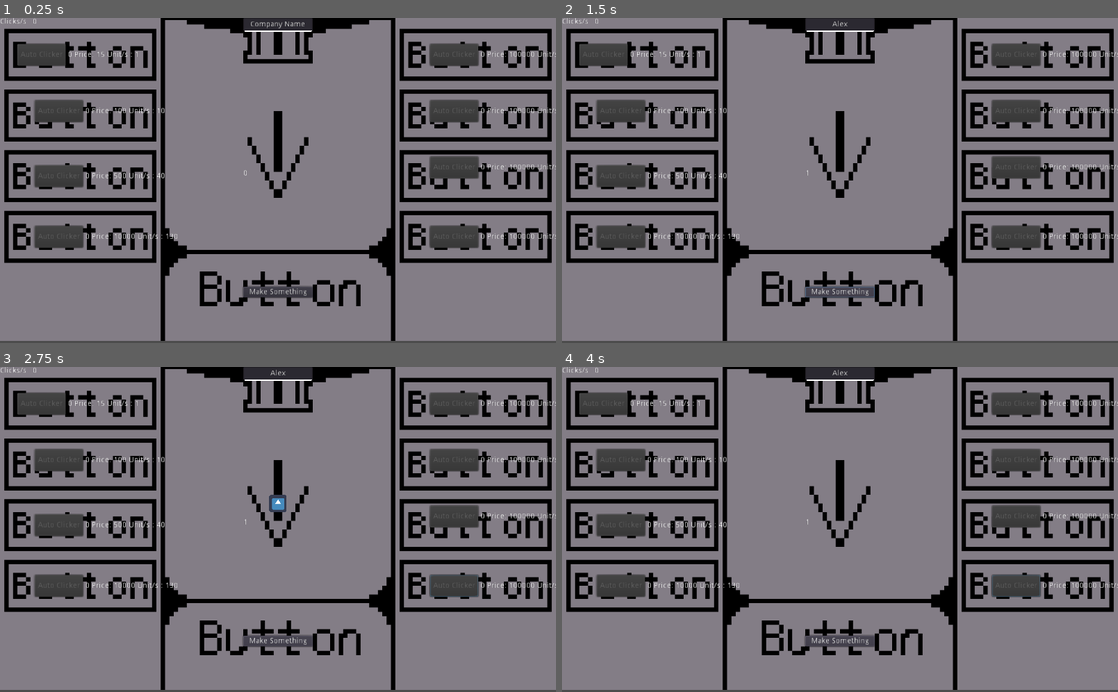
Above: before the commit, frames 1-4 (two rows, left to right).
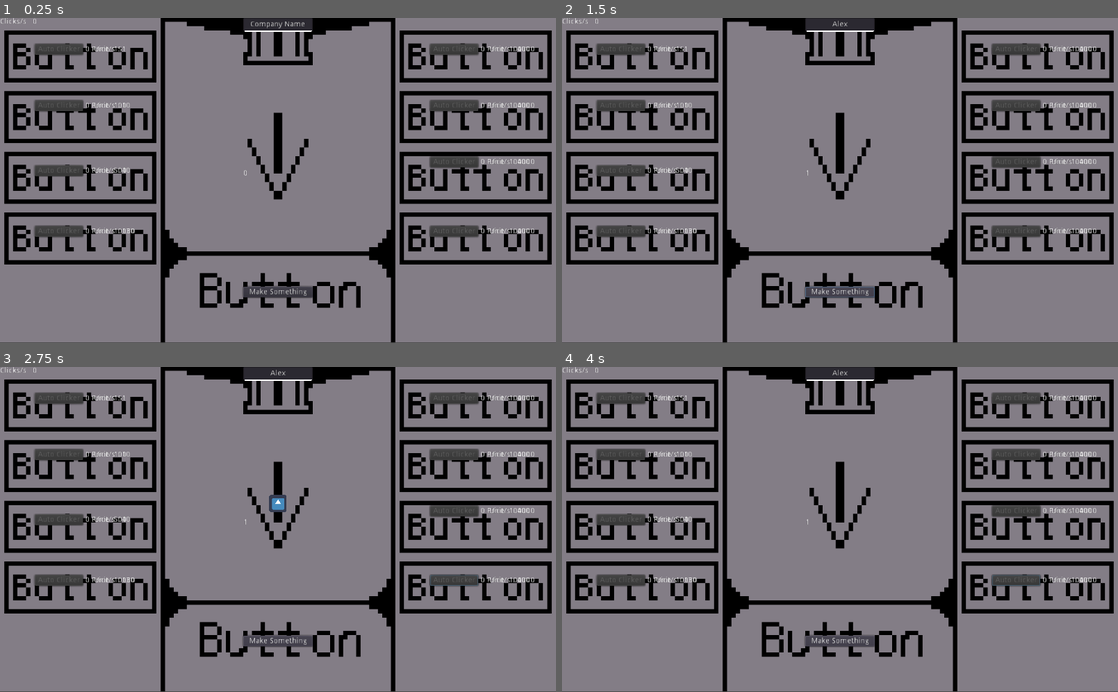
Above: after the commit, the same moments.

Repository: KeithButler-WIT/Godot-AutoClicker
Game: Godot game, scene res://Scenes/Main.tscn
Two runs of this game, one before a commit and one after it. Both use one fixed random seed, a clock stepped at 60 frames per second and the inputs below. The engine's default icon, where the game draws it, is replaced by a stand-in: a white triangle on a blue panel in a dark square.
Inputs (mouse positions are in pixels of both pictures, inside the frame that each line leads up to):
- Up to frame 1 (0.25 s): no input
- Up to frame 2 (1.5 s): click (840, 24) at 0.52 s; type "Alex" at 0.6 s; click "Make Something" at 1.25 s
- Up to frame 3 (2.75 s): tap Enter at 2 s; hold Up (ui_up) from 2.03 s (still down)
- Up to frame 4 (4 s): release Up (ui_up) at 2.78 s; hold Down (ui_down) 2.78-3.53 s; hold Up (ui_up) from 3.53 s (still down)

The runs differ from the first frame. In frame 1, 13% of the frame differs, in the area x 0-100%, y 0-100%; in frame 2, 13%; in frame 3, 13%; in frame 4, 13%.

Commit message:
removed commented code in main

Diff:
--- a/Scenes/AutoClickerScene.tscn
+++ b/Scenes/AutoClickerScene.tscn
@@ -2,7 +2,7 @@
 
 [ext_resource path="res://Scripts/AutoClickerScene.gd" type="Script" id=1]
 
-[node name="AutoClickers" type="HBoxContainer"]
+[node name="AutoClickers" type="Control"]
 margin_right = 160.0
 margin_bottom = 20.0
 script = ExtResource( 1 )
--- a/Scenes/Main.tscn
+++ b/Scenes/Main.tscn
@@ -112,15 +112,6 @@
 }
 price = 100000
 ups = 400
-
-[node name="AutoClickerContainer1" type="HBoxContainer" parent="."]
-margin_left = 64.0
-margin_top = 524.0
-margin_right = 880.0
-margin_bottom = 564.0
-__meta__ = {
-"_edit_group_": true
-}
 
 [node name="ClicksPerSecondLabel" type="Label" parent="."]
 margin_right = 40.0
@@ -280,9 +271,9 @@
 margin_right = 319.0
 script = ExtResource( 4 )
 
-[node name="Sprite" type="Sprite" parent="."]
+[node name="Background" type="Sprite" parent="."]
 show_behind_parent = true
-position = Vector2( 512, 296 )
+position = Vector2( 512, 299 )
 texture = ExtResource( 5 )
 
 [connection signal="timeout" from="SavingTimer" to="." method="_on_SavingTimer_timeout"]
--- a/Scripts/AutoClickerScene.gd
+++ b/Scripts/AutoClickerScene.gd
@@ -1,4 +1,4 @@
-extends HBoxContainer
+extends Control
 
 
 var amount = 0
--- a/Scripts/Main.gd
+++ b/Scripts/Main.gd
@@ -10,6 +10,8 @@
 	]
 }
 
+# TODO: SAVE IN A DIFFERENT FORMAT : Binary or something else
+# TODO: place in ~/.config/godotAutoClicker/save.txt (Similar place on windows)
 var saveFile = OS.get_environment("HOME") + "/Documents/save.txt"
 #var saveFile = "res://save.txt"
 
@@ -33,23 +35,6 @@
 
 func _on_Button_pressed():
 	count += 1
-#	spawnCurrency()
-
-
-#var currencySprite = preload("res://Scenes/CurrencySprite.tscn")
-#func spawnCurrency():
-#	randomize()
-#	var currency = currencySprite.instance()
-#	currency.set_position($CurrencySpawner.rect_position)
-#	add_child(currency)
-#	# Add a timer to this node
-#	var timer = Timer.new()
-#	self.add_child(timer)
-#
-#	# Connect the timer to make it call "queue_free" after two seconds
-#	timer.connect("timeout", self, "queue_free")
-#	timer.set_wait_time(2)
-#	timer.start()
 
 
 func _process(_delta):
Not shown, added: export_presets.cfg
Not shown, changed: .gitignore
